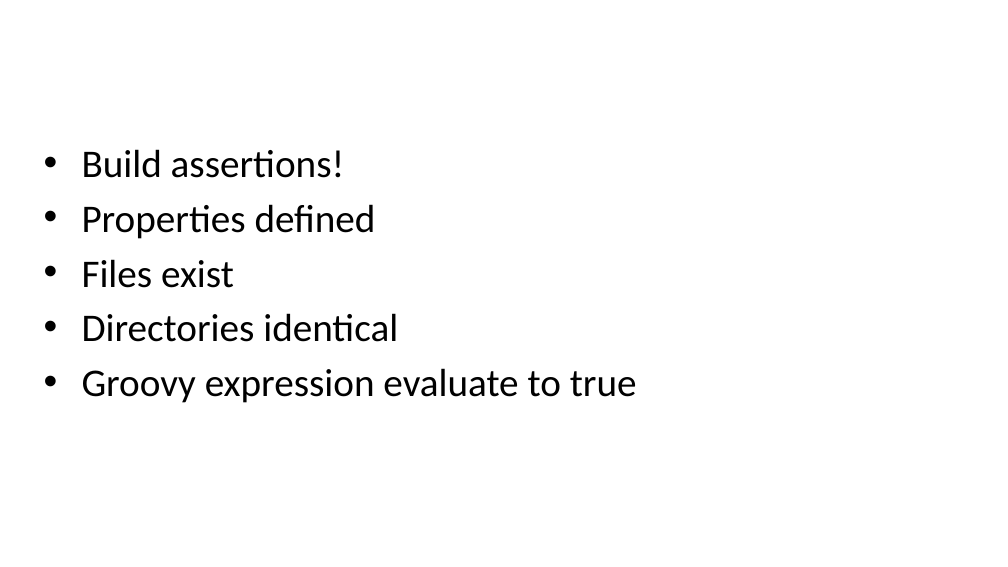
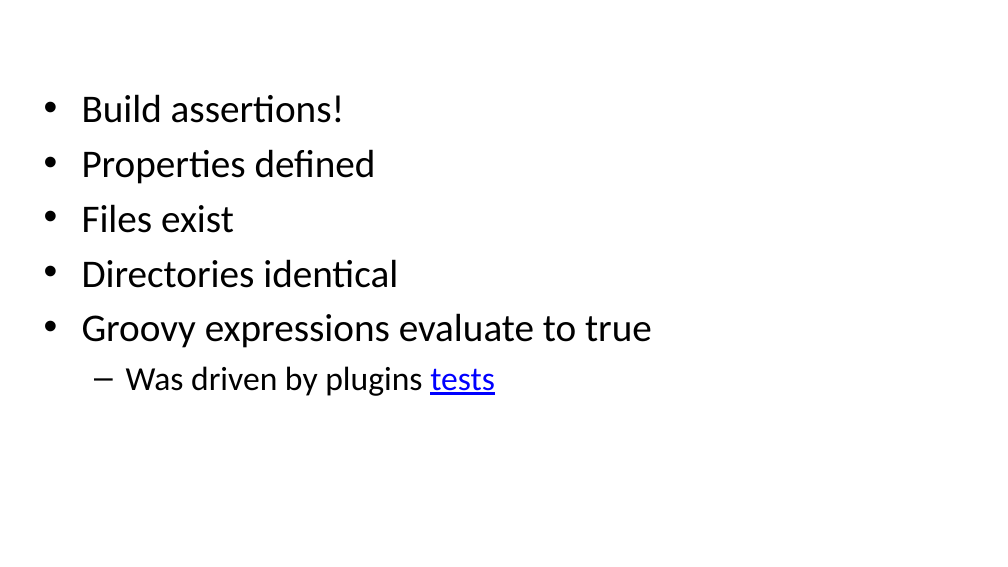
Before and after one commit to evgeny-goldin/maven-plugins, a slide deck: slide 69 of maven-plugins.pptx. Drawn at 1008x567 pixels with LibreOffice and Linux fonts; fonts in the diff are those of the drawing; background and template pictures are left out. Boxes give left, top, right and bottom in pixels: in the first picture for what was removed or moved away, otherwise in the second. Text is boxed around its words. In the diff, an @@ line names an element or a change of style, - is before the commit and + after.

```diff
--- a/maven-plugins.pptx
+++ b/maven-plugins.pptx
@@ text at (x1=82, y1=313, x2=652, y2=396): text changed @@
-• Groovy expression evaluate to true
+• Groovy expressions evaluate to true
+  – Was driven by plugins tests
```
Also in this commit, not shown: 28 other slides changed.
